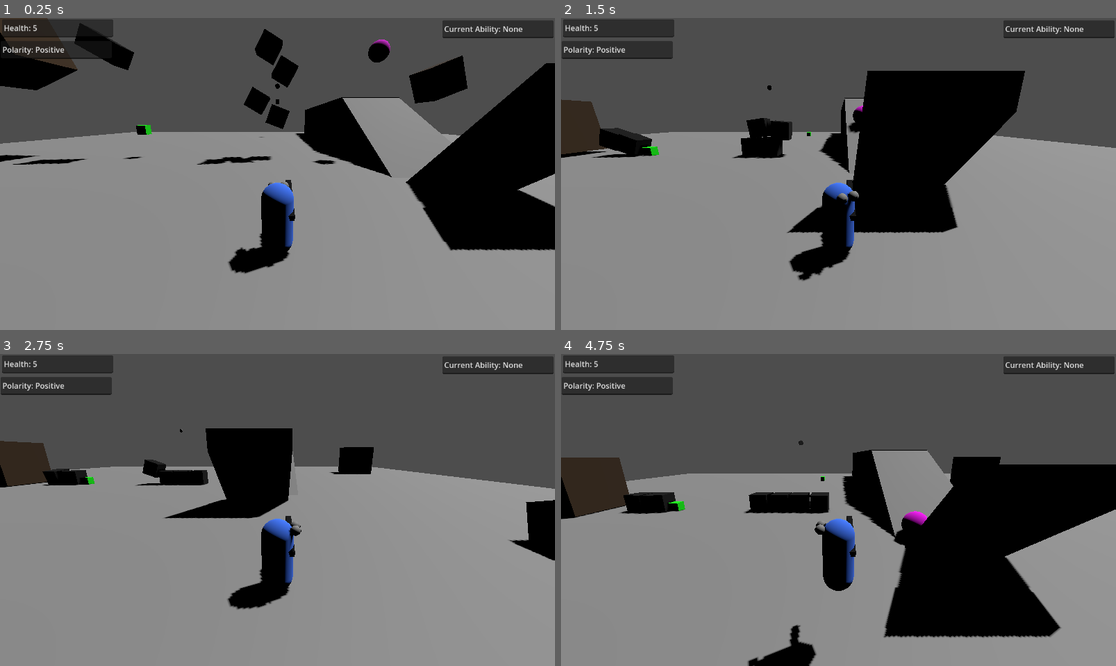
Above: before the commit, frames 1-4 (two rows, left to right).
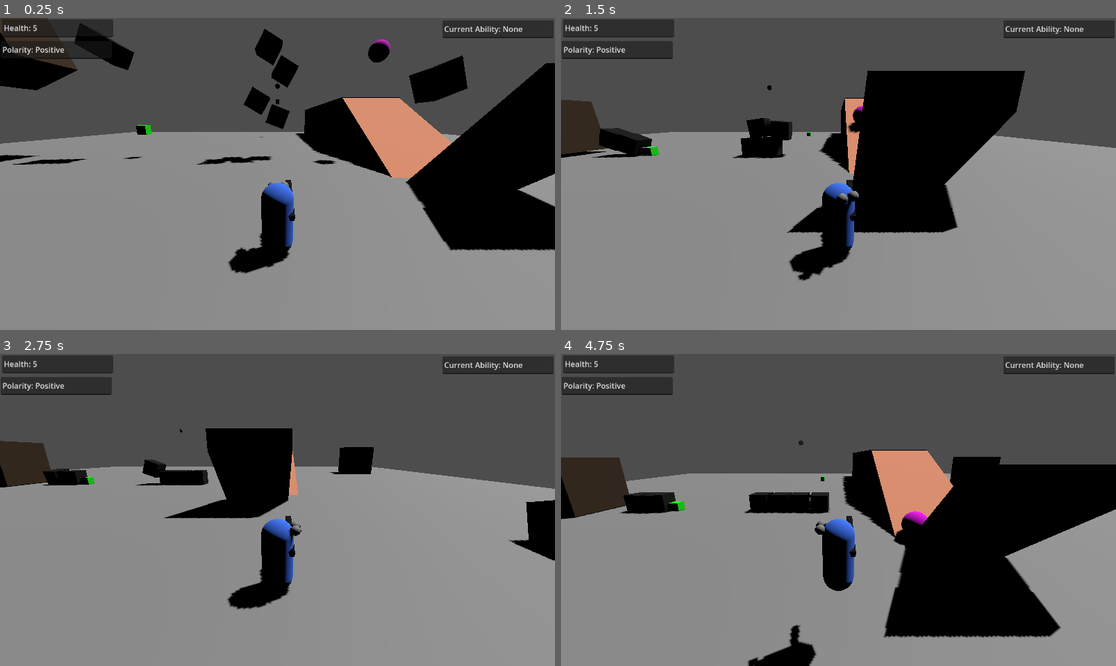
Above: after the commit, the same moments.

Repository: Harry2166/BOTW-in-Godot-and-more
Game: Godot game, scene res://Level/level_1.tscn
Same seed, same stepped clock (60 frames per second), same inputs: the game is played once before the commit and once after it.
Inputs:
- Up to frame 1 (0.25 s): no input
- Up to frame 2 (1.5 s): hold D (move_right) 0.53-1.28 s; tap Space (jump) at 0.77 s; hold Down (move_back) from 1.28 s (still down)
- Up to frame 3 (2.75 s): tap Space (jump) at 1.52 s; release Down (move_back) at 2.03 s; hold D (move_right) from 2.03 s (still down)
- Up to frame 4 (4.75 s): release D (move_right) at 2.78 s; hold W (move_forward) 2.78-3.53 s; tap Space (jump) at 3.02, 3.77, 4.52 s; hold A (move_left) from 3.53 s (still down)

The runs differ from the first frame. In frame 1, 2.8% of the frame differs, in the area x 61-82%, y 25-52%; in frame 2, 0.4%; in frame 3, 0.1%; in frame 4, 2.3%.

Commit message:
feat: add colors to ramp

Diff:
--- a/Objects/obstacle.tscn
+++ b/Objects/obstacle.tscn
@@ -1,6 +1,10 @@
-[gd_scene load_steps=5 format=3 uid="uid://c7po804bwx01b"]
+[gd_scene load_steps=7 format=3 uid="uid://c7po804bwx01b"]
+
+[sub_resource type="StandardMaterial3D" id="StandardMaterial3D_knueo"]
+albedo_color = Color(1, 0.65098, 0.501961, 1)
 
 [sub_resource type="PrismMesh" id="PrismMesh_qwdk8"]
+material = SubResource("StandardMaterial3D_knueo")
 uv2_padding = 1.0
 left_to_right = 2.0
 
@@ -10,7 +14,11 @@
 [sub_resource type="BoxShape3D" id="BoxShape3D_c1dcn"]
 size = Vector3(5, 1, 1)
 
+[sub_resource type="StandardMaterial3D" id="StandardMaterial3D_gcjpy"]
+albedo_color = Color(1, 0.65098, 0.501961, 1)
+
 [sub_resource type="BoxMesh" id="BoxMesh_libq6"]
+material = SubResource("StandardMaterial3D_gcjpy")
 size = Vector3(5, 1, 1)
 
 [node name="StaticBody3D" type="StaticBody3D"]
--- a/Objects/player.tscn
+++ b/Objects/player.tscn
@@ -109,7 +109,7 @@
 collision_mask = 0
 
 [node name="WhereBombSpawns" type="Area3D" parent="."]
-transform = Transform3D(1, 0, 0, 0, 0.965926, 0.258819, 0, -0.258819, 0.965926, 0, 3.37883, -0.00384045)
+transform = Transform3D(1, 0, 0, 0, 0.965926, 0.258819, 0, -0.258819, 0.965926, 0, 3.23984, -0.00384045)
 collision_layer = 0
 collision_mask = 0
 
@@ -168,6 +168,7 @@
 shape = SubResource("SphereShape3D_30ohv")
 
 [node name="MeshInstance3D" type="MeshInstance3D" parent="MagneticArea"]
+visible = false
 mesh = SubResource("TorusMesh_qgo4w")
 
 [node name="MeshInstance3D2" type="MeshInstance3D" parent="MagneticArea"]
--- a/Scripts/bomb.gd
+++ b/Scripts/bomb.gd
@@ -6,8 +6,7 @@
 	freeze = true
 
 func _process(delta):
-	if player.bomb_objs == 0 and Input.is_action_just_pressed("A") and player.bomb_guy:
-		print("boom")
+	if (player.bomb_objs == 0 and Input.is_action_just_pressed("A") and player.bomb_guy):
 		queue_free()
 		player.bomb_objs = 1
 		player.bomb_spawned = false
